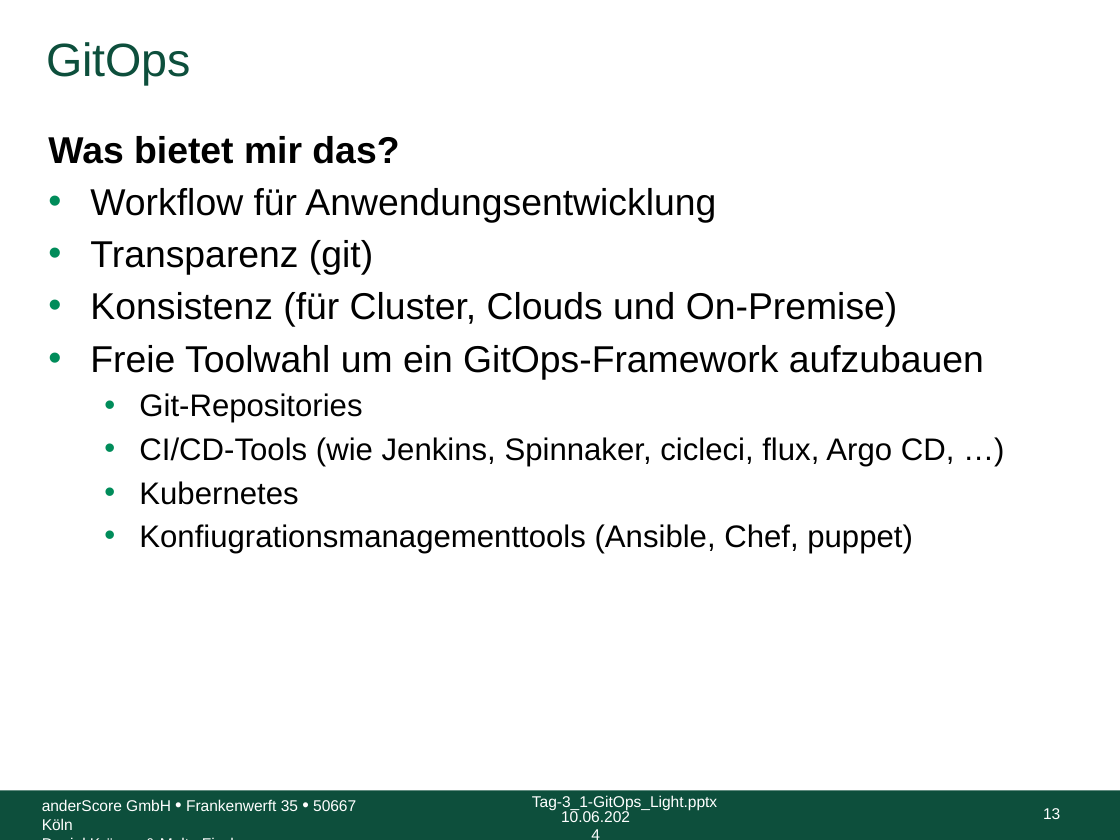
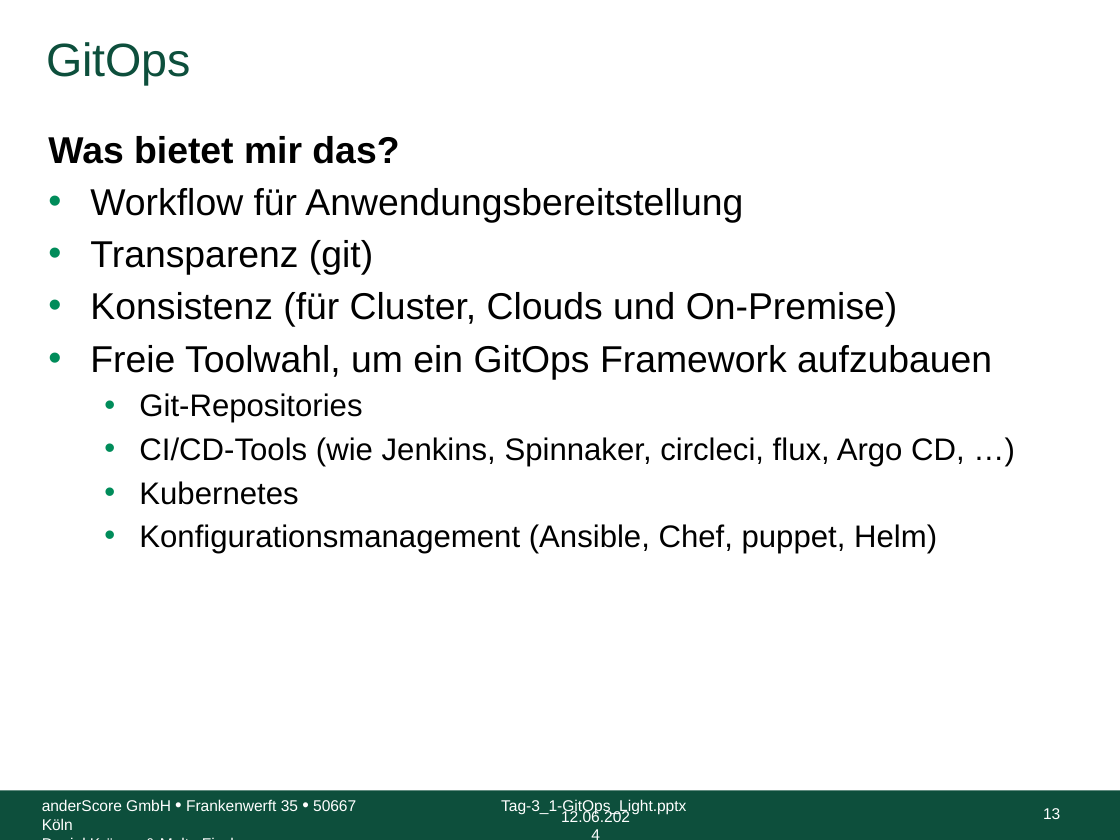
Before and after one commit to anderscore-gmbh/gitlab, a slide deck: slide 13 of slides/Tag-3_1-GitOps_Light.pptx. Drawn at 1120x840 pixels with LibreOffice and Linux fonts; fonts in the diff are those of the drawing; background and template pictures are left out. Boxes give left, top, right and bottom in pixels: in the first picture for what was removed or moved away, otherwise in the second. Text is boxed around its words. In the diff, an @@ line names an element or a change of style, - is before the commit and + after.

```diff
--- a/slides/Tag-3_1-GitOps_Light.pptx
+++ b/slides/Tag-3_1-GitOps_Light.pptx
@@ text at box(90, 188, 743, 223): text changed @@
-• Workflow für Anwendungsentwicklung
+• Workflow für Anwendungsbereitstellung
@@ text at box(90, 345, 992, 379): text changed @@
-• Freie Toolwahl um ein GitOps-Framework aufzubauen
+• Freie Toolwahl, um ein GitOps Framework aufzubauen
@@ text at box(139, 437, 965, 466): text changed @@
-  • CI/CD-Tools (wie Jenkins, Spinnaker, cicleci, flux, Argo CD, …)
+  • CI/CD-Tools (wie Jenkins, Spinnaker, circleci, flux, Argo CD, …)
@@ text at box(139, 524, 937, 553): text changed @@
-  • Konfiugrationsmanagementtools (Ansible, Chef, puppet)
+  • Konfigurationsmanagement (Ansible, Chef, puppet, Helm)
@@ text "Tag-3_1-GitOps_Light.pptx": place and size @@
-text "Tag-3_1-GitOps_Light.pptx" at box(532, 795, 717, 811)
+text "Tag-3_1-GitOps_Light.pptx" at box(501, 799, 686, 814)
@@ text at box(561, 809, 630, 822): text changed @@
-10.06.2024
+12.06.2024
```
Also in this commit, not shown: 35 other slides changed.
